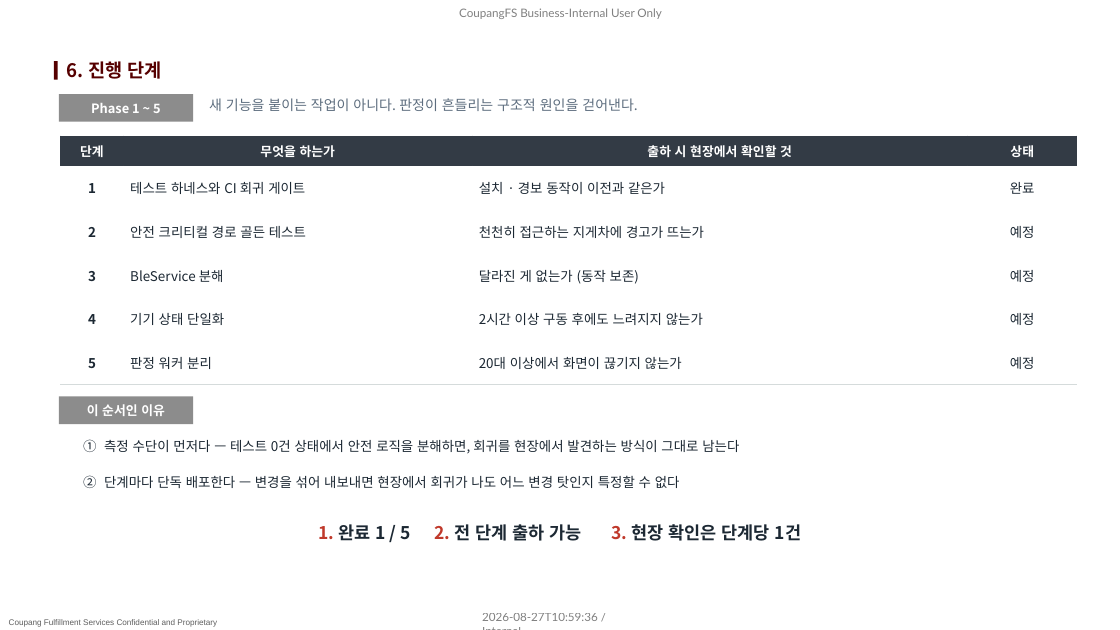
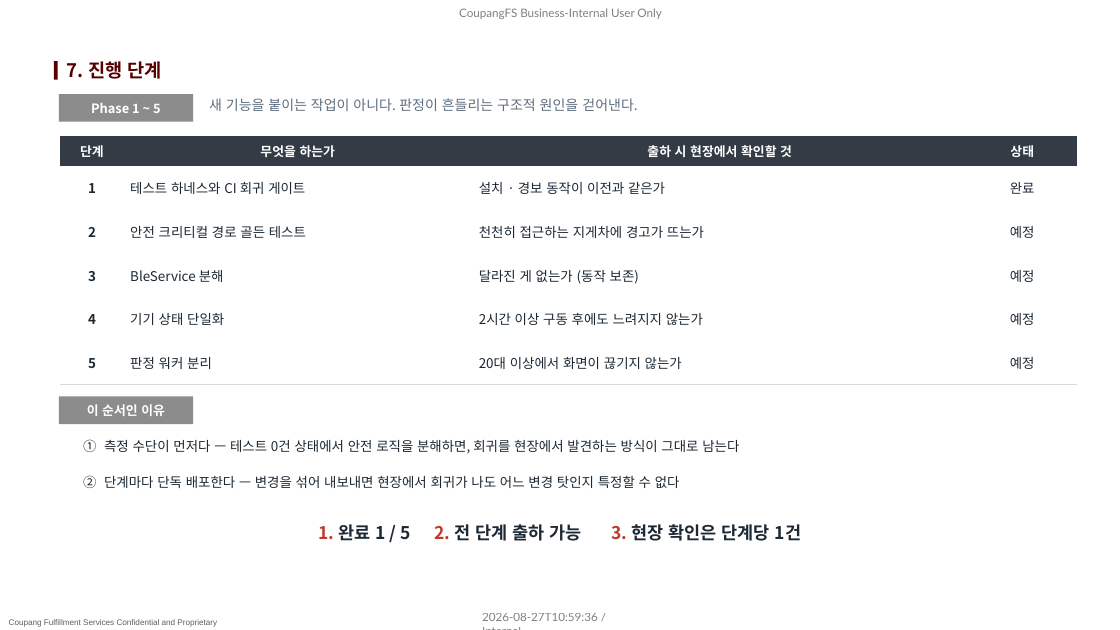
Before and after one commit to pslymzero-cyber/SafeAlert, a slide deck: slide 10 of docs/presentation/company_form/SafeAlert_보고_2026.08.pptx (slide 9 before the commit). Drawn at 1120x630 pixels with LibreOffice and Linux fonts; fonts in the diff are those of the drawing; background and template pictures are left out. Boxes give left, top, right and bottom in pixels: in the first picture for what was removed or moved away, otherwise in the second. Text is boxed around its words. In the diff, an @@ line names an element or a change of style, - is before the commit and + after.

```diff
--- a/docs/presentation/company_form/SafeAlert_보고_2026.08.pptx
+++ b/docs/presentation/company_form/SafeAlert_보고_2026.08.pptx
@@ title at [67, 61, 162, 79]: text changed @@
-6. 진행 단계
+7. 진행 단계
```
Also in this commit, not shown: 7 other slides changed, 1 slide added, 2 other files.
